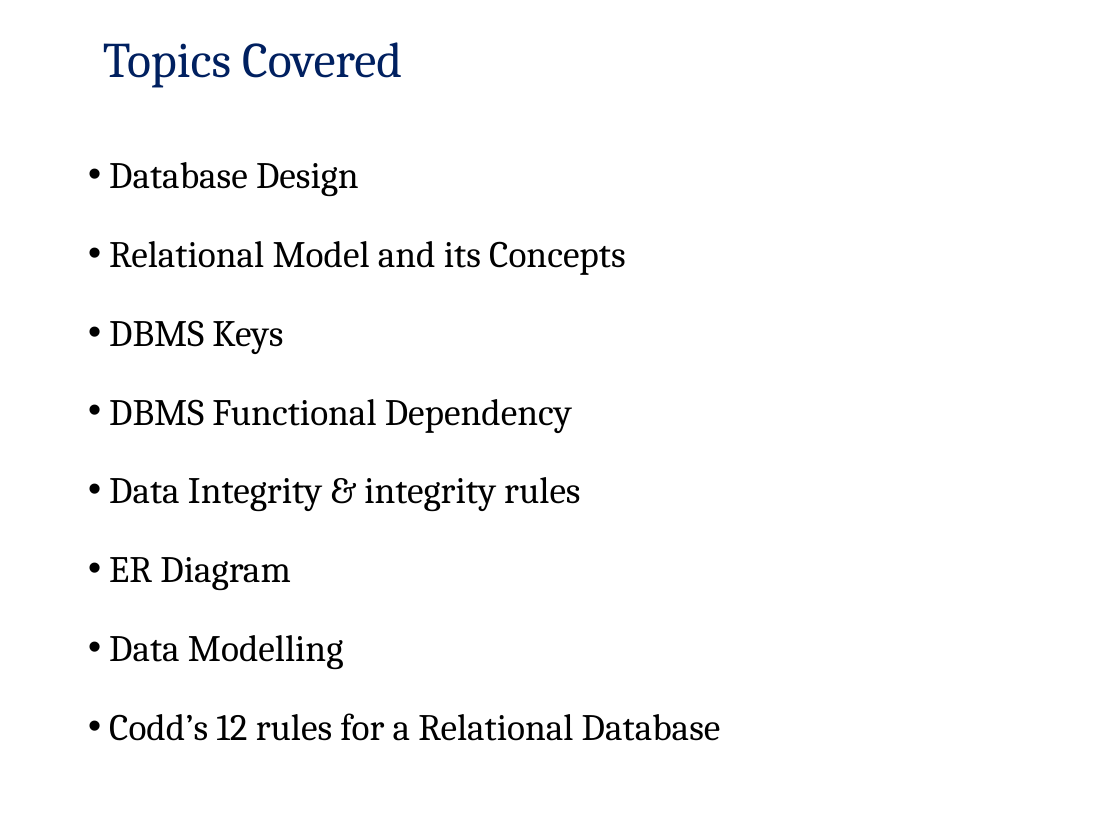
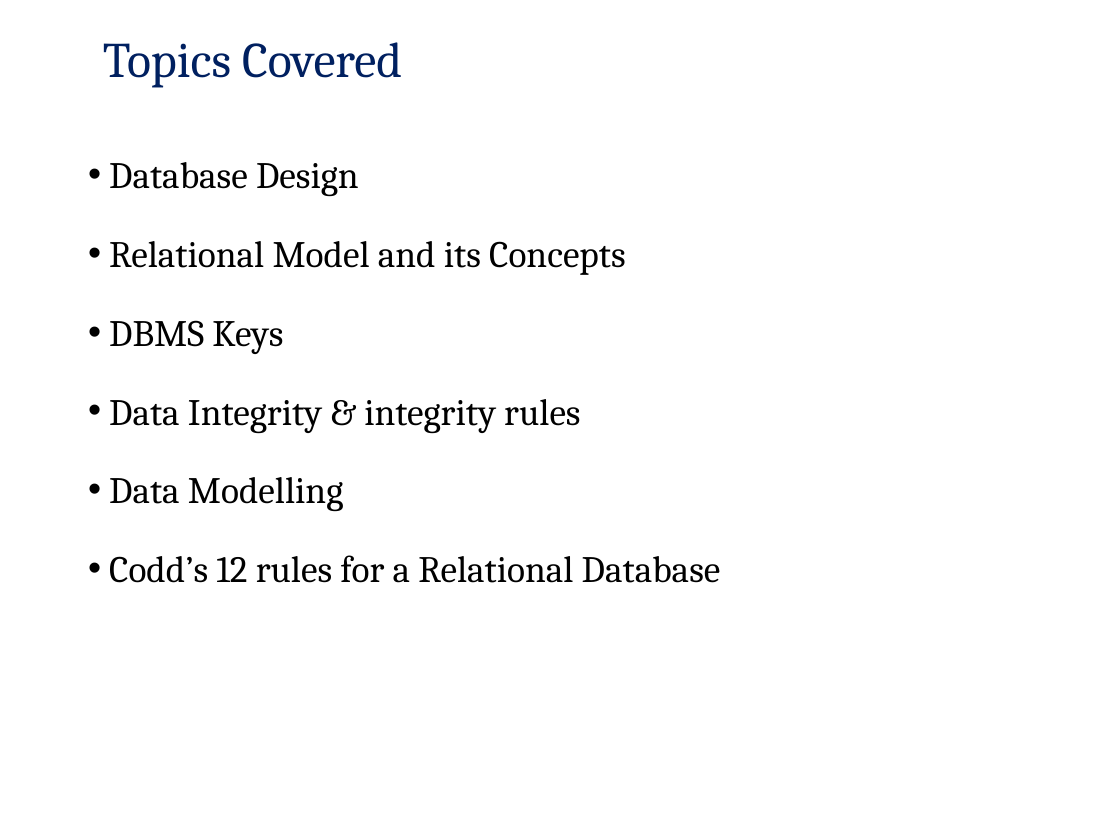
Before and after one commit to pankajfri/Training-Materials, a slide deck: slide 2 of Advanced Web Technologies/Database Concepts/Session2.pptx. Drawn at 1120x840 pixels with LibreOffice and Linux fonts; fonts in the diff are those of the drawing; background and template pictures are left out. Boxes give left, top, right and bottom in pixels: in the first picture for what was removed or moved away, otherwise in the second. Text is boxed around its words. In the diff, an @@ line names an element or a change of style, - is before the commit and + after.

Commit message:
dbms session 2

```diff
--- a/Advanced Web Technologies/Database Concepts/Session2.pptx
+++ b/Advanced Web Technologies/Database Concepts/Session2.pptx
@@ text at [109, 399, 572, 433]: paragraph removed @@
-• DBMS Functional Dependency
@@ text at [109, 557, 290, 591]: paragraph removed @@
-• ER Diagram
```
Also in this commit, not shown: 3 other slides changed, 13 slides added, 2 slides removed, 9 other files.
